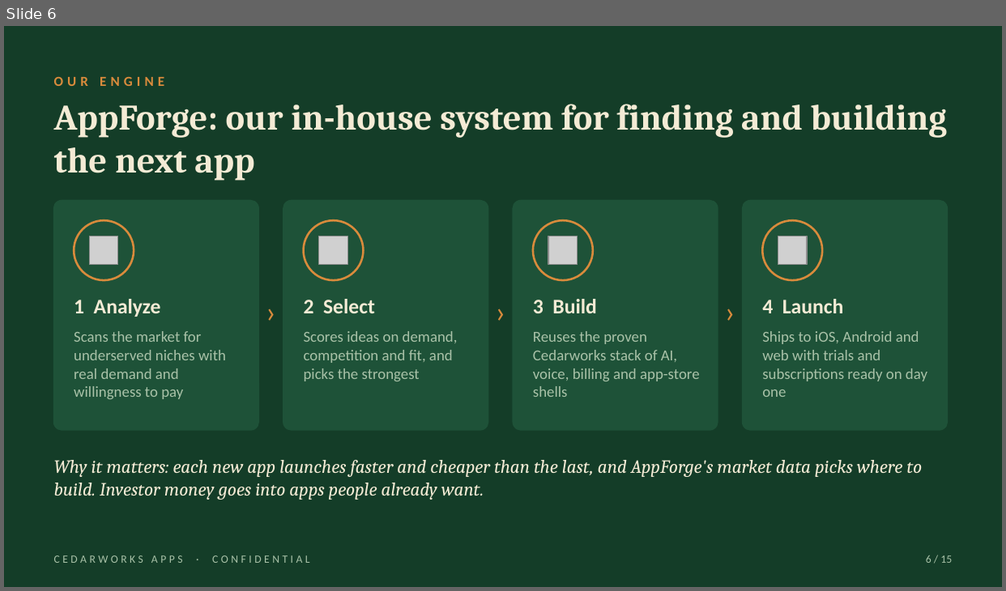
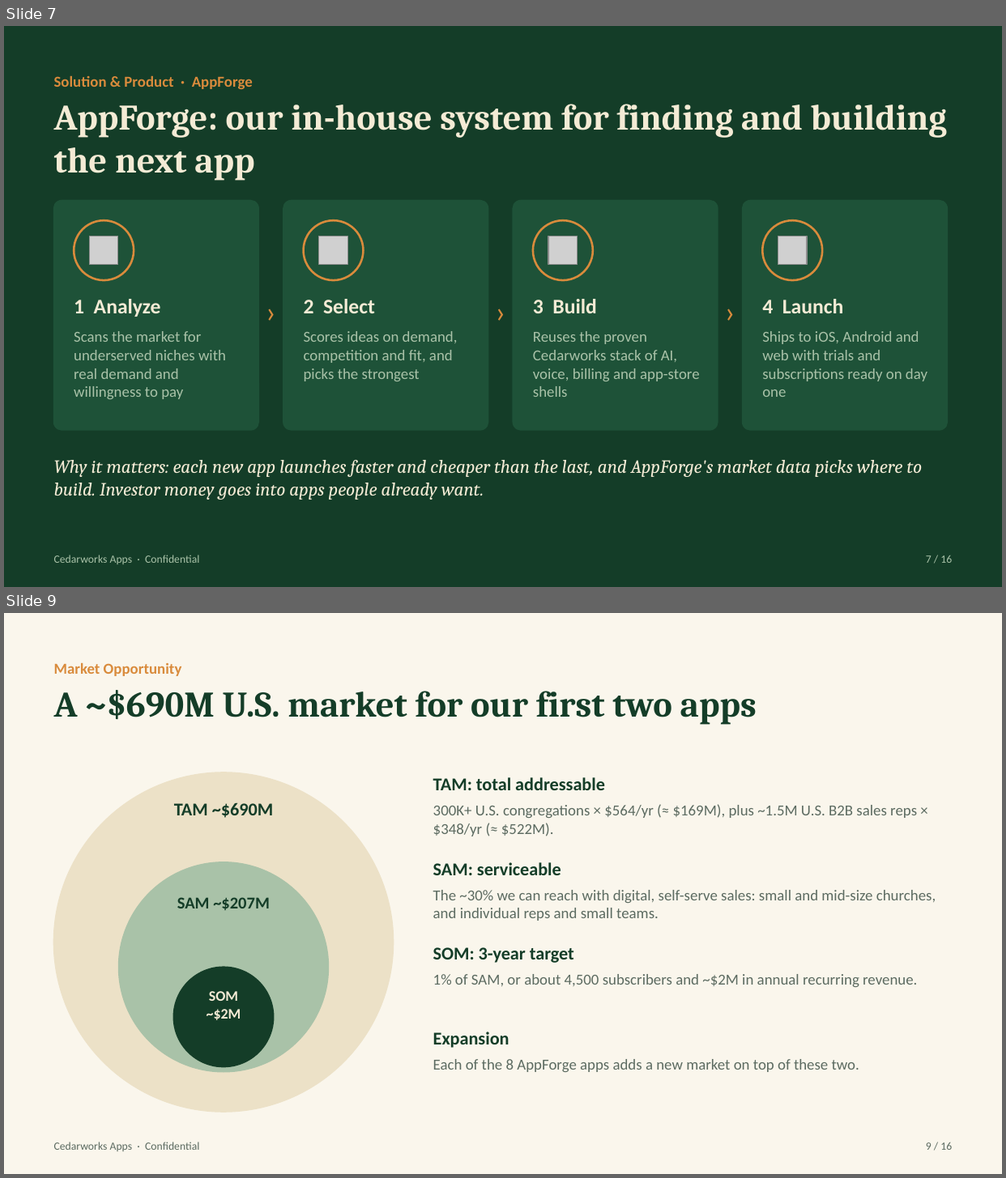
Before and after one commit to Pastorai1/Cedarworksapps, a slide deck: pitch-deck/Cedarworks-Apps-Pitch-Deck.pptx. Shown one above the other, each under a label of ours: slide 6 before the commit, slides 7 and 9 after it; the slides between them are not shown. The pictures are 1006x591 and 1006x1178 pixels, drawn with LibreOffice and Linux fonts; fonts in the diff are those of the drawing; grey boxes stand for pictures. Boxes give left, top, right and bottom in pixels: in the first picture for what was removed or moved away, otherwise in the second. Text is boxed around its words. In the diff, an @@ line names an element or a change of style, - is before the commit and + after.

```diff
--- a/pitch-deck/Cedarworks-Apps-Pitch-Deck.pptx
+++ b/pitch-deck/Cedarworks-Apps-Pitch-Deck.pptx
@@ slide 9 added at [4,613,1002,1174], background #FAF6EC @@
@@ text added at [54,663,182,676], 11 pt, text #D98B3C, bold @@
+Market Opportunity
@@ text added at [54,690,756,725], 26 pt, text #143D28, bold @@
+A ~$690M U.S. market for our first two apps
@@ ellipse added at [54,773,393,1112], fill #ECE1C7, outline #ECE1C7 1 pt @@
@@ text added at [433,777,605,790], 13 pt, text #143D28, bold @@
+TAM: total addressable
@@ text added at [174,803,274,818], 13 pt, text #143D28, bold @@
+TAM ~$690M
@@ text added at [433,804,917,837], 11 pt, text #5C6B61 @@
+300K+ U.S. congregations × $564/yr (≈ $169M), plus ~1.5M U.S. B2B sales reps × $348/yr (≈ $522M).
@@ ellipse added at [119,862,328,1072], fill #A9C2A8, outline #A9C2A8 1 pt @@
@@ text added at [433,862,561,875], 13 pt, text #143D28, bold @@
+SAM: serviceable
@@ text added at [177,897,270,910], 12 pt, text #143D28, bold @@
+SAM ~$207M
@@ text added at [433,890,936,921], 11 pt, text #5C6B61 @@
+The ~30% we can reach with digital, self-serve sales: small and mid-size churches, and individual reps and small teams.
@@ text added at [433,948,574,963], 13 pt, text #143D28, bold @@
+SOM: 3-year target
@@ ellipse added at [173,967,274,1067], fill #143D28, outline #143D28 1 pt @@
@@ text added at [433,974,917,987], 11 pt, text #5C6B61 @@
+1% of SAM, or about 4,500 subscribers and ~$2M in annual recurring revenue.
@@ text added at [206,991,241,1020], 10.5 pt, text #F4EBD5, bold @@
+SOM
+~$2M
@@ text added at [433,1032,509,1048], 13 pt, text #143D28, bold @@
+Expansion
@@ text added at [433,1059,859,1072], 11 pt, text #5C6B61 @@
+Each of the 8 AppForge apps adds a new market on top of these two.
@@ text added at [54,1142,199,1152], 8 pt, text #5C6B61 @@
+Cedarworks Apps · Confidential
@@ text added at [926,1143,952,1150], 8 pt, text #5C6B61 @@
+9 / 16
@@ what was slide 6 is now slide 7 @@
@@ slide 7 changed as well @@
@@ text at [54,76,253,89]: text changed; size 10 to 11 pt @@
-OUR ENGINE
+Solution & Product · AppForge
@@ text at [54,555,199,565]: text changed @@
-CEDARWORKS APPS · CONFIDENTIAL
+Cedarworks Apps · Confidential
@@ text at [926,556,952,563]: text changed @@
-6 / 15
+7 / 16
```
Also in this commit, not shown: 11 other slides changed, 3 other slides added, 3 slides removed, 3 other files.
